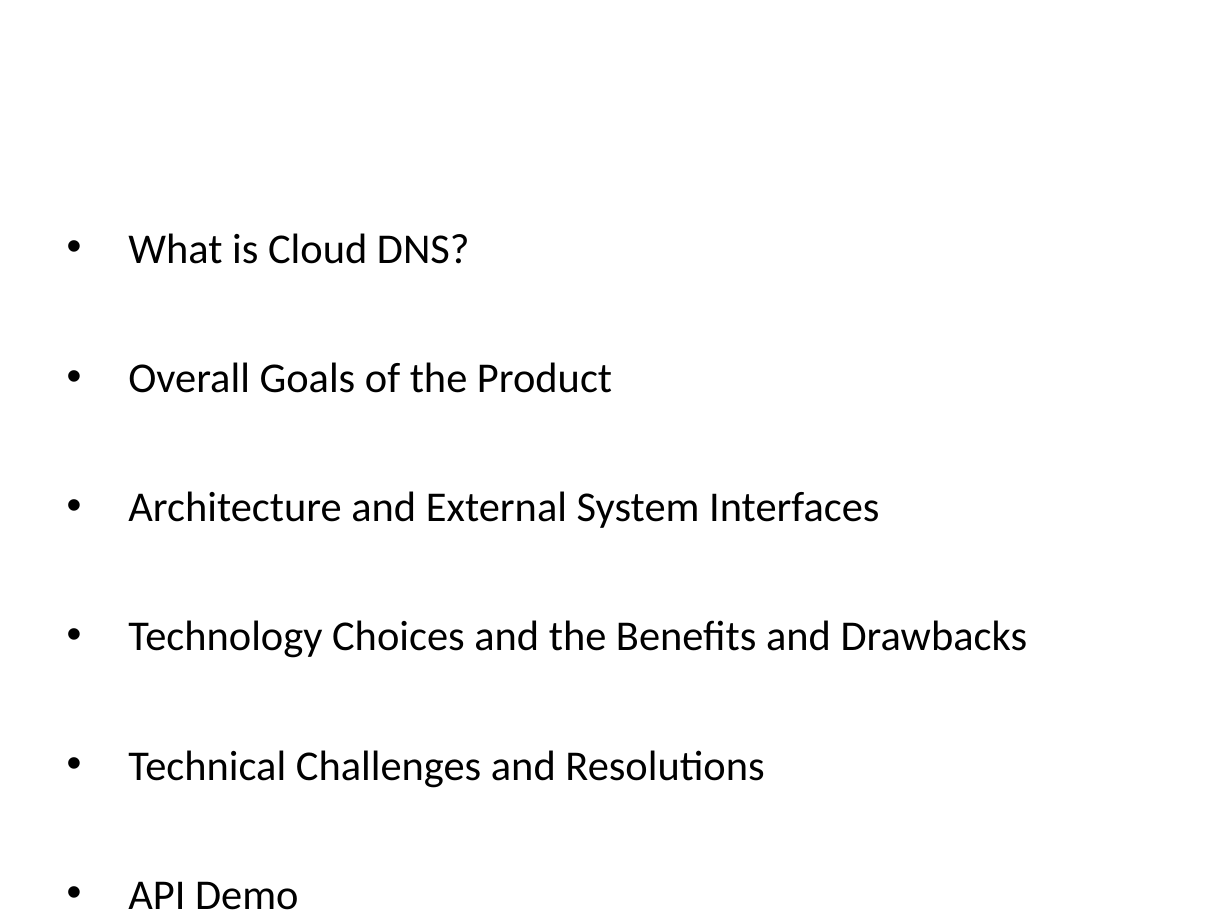
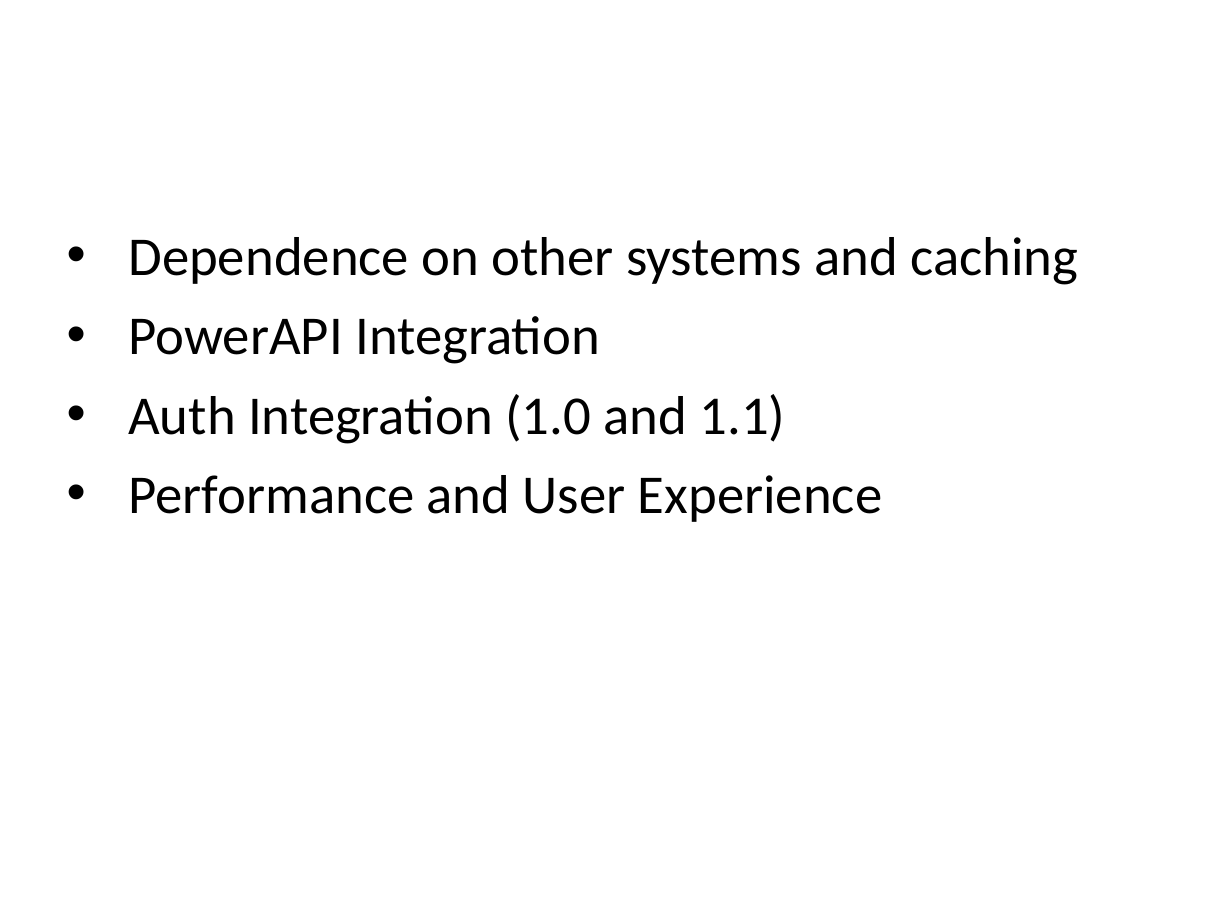
Before and after one commit to rackerlabs/docs-cloud-dns, a slide deck: slide 1 of techtalk/CloudDNS-TechTalk-4-TechnicalIssues.pptx (slide 2 before the commit). Drawn at 1232x924 pixels with LibreOffice and Linux fonts; fonts in the diff are those of the drawing; background and template pictures are left out. Boxes give left, top, right and bottom in pixels: in the first picture for what was removed or moved away, otherwise in the second. Text is boxed around its words. In the diff, an @@ line names an element or a change of style, - is before the commit and + after.

Commit message:
1st cut

```diff
--- a/techtalk/CloudDNS-TechTalk-4-TechnicalIssues.pptx
+++ b/techtalk/CloudDNS-TechTalk-4-TechnicalIssues.pptx
@@ text at [128,237,1078,522]: text changed; size 24.8 to 32 pt @@
-• What is Cloud DNS?
-• Overall Goals of the Product
-• Architecture and External System Interfaces
-• Technology Choices and the Benefits and Drawbacks
-• Technical Challenges and Resolutions
-• API Demo
+• Dependence on other systems and caching
+• PowerAPI Integration
+• Auth Integration (1.0 and 1.1)
+• Performance and User Experience
```
Also in this commit, not shown: 2 slides added, 12 slides removed.
